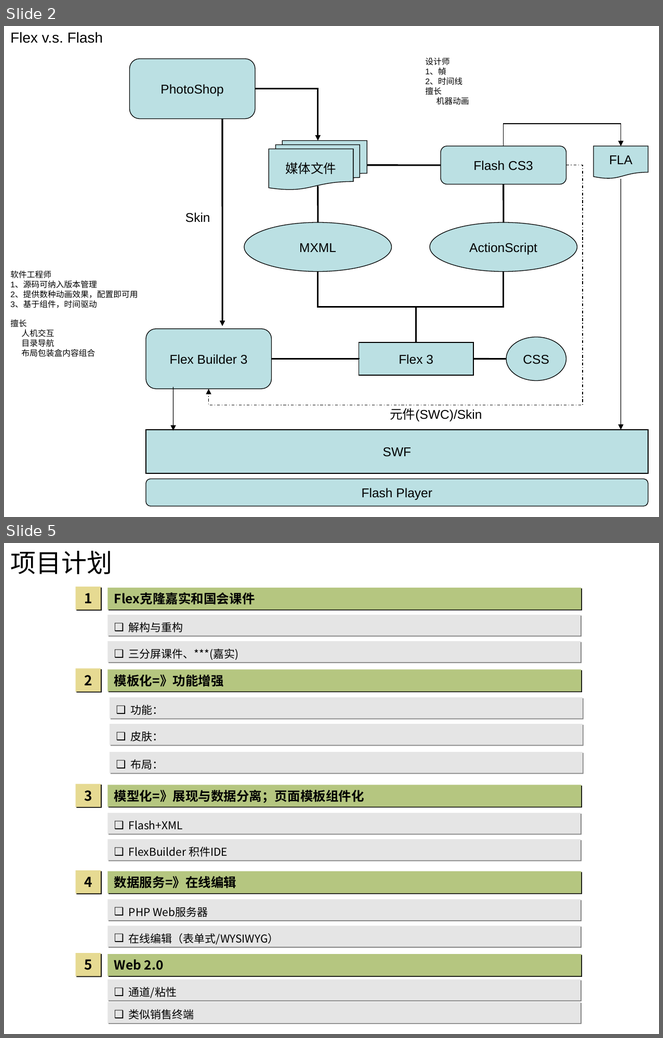
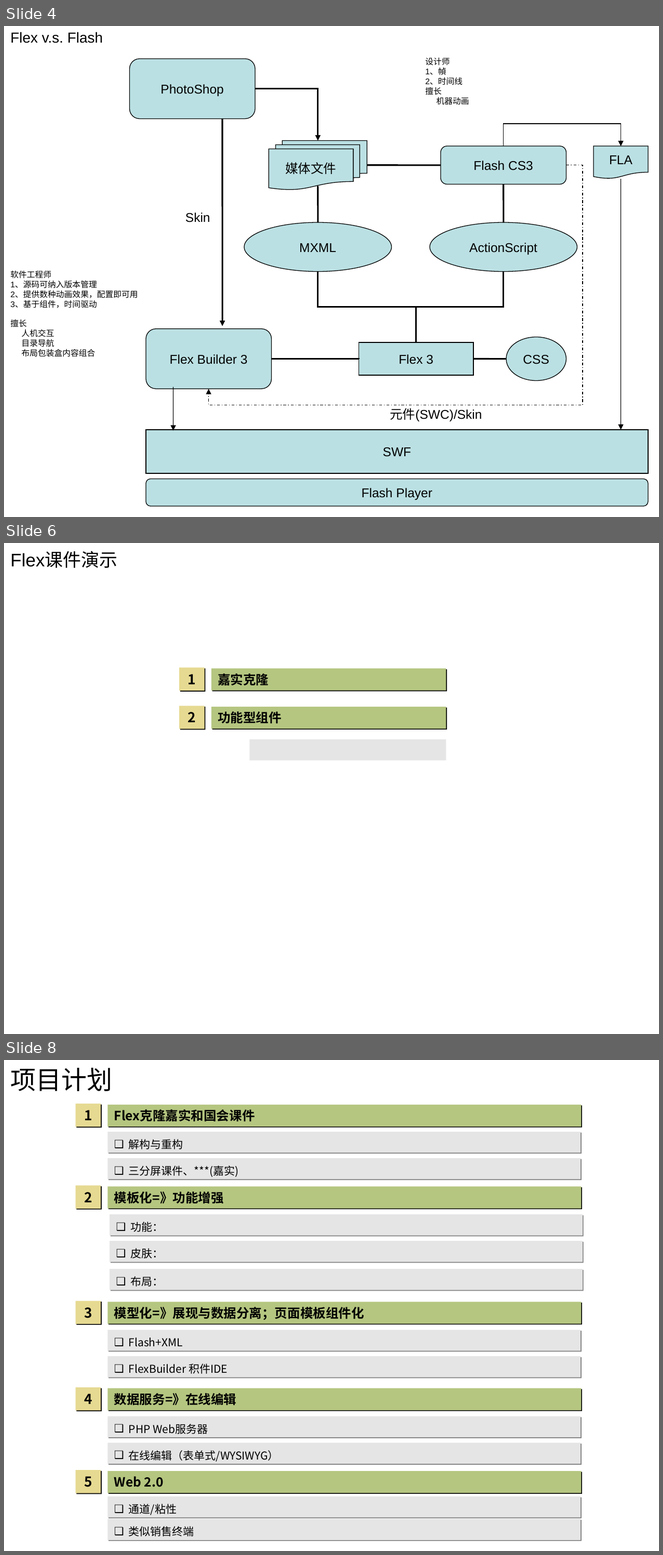
Before and after one commit to myedlt/myflash, a slide deck: docu/CWArch/课件模型.ppt. Shown one above the other, each under a label of ours: slides 2 and 5 before the commit, slides 4, 6 and 8 after it; the slides between them are not shown. The pictures are 663x1038 and 663x1555 pixels, drawn with LibreOffice and Linux fonts; fonts in the diff are those of the drawing. Boxes give left, top, right and bottom in pixels: in the first picture for what was removed or moved away, otherwise in the second. Text is boxed around its words. In the diff, an @@ line names an element or a change of style, - is before the commit and + after.

```diff
--- a/docu/CWArch/课件模型.ppt
+++ b/docu/CWArch/课件模型.ppt
@@ slide 6 added at <box>4,543,659,1034</box>, background #FFFFFF @@
@@ title added at <box>10,552,117,568</box>, 20 pt, text #000000 @@
+Flex课件演示
@@ rectangle added at <box>180,667,205,691</box>, fill #E6DA92, 15 pt, text #000000, bold @@
+1
@@ rectangle added at <box>211,669,446,691</box>, fill #B5C680, 14 pt, text #000000, bold @@
+嘉实克隆
@@ rectangle added at <box>180,706,205,729</box>, fill #E6DA92, 15 pt, text #000000, bold @@
+2
@@ rectangle added at <box>211,707,446,729</box>, fill #B5C680, 14 pt, text #000000, bold @@
+功能型组件
@@ rectangle added at <box>249,740,446,760</box>, fill #E5E5E5 @@
@@ what was slide 2 is now slide 4 @@
@@ what was slide 5 is now slide 8 @@
```
Also in this commit, not shown: 5 slides changed, 3 other slides added, 2 other files.
